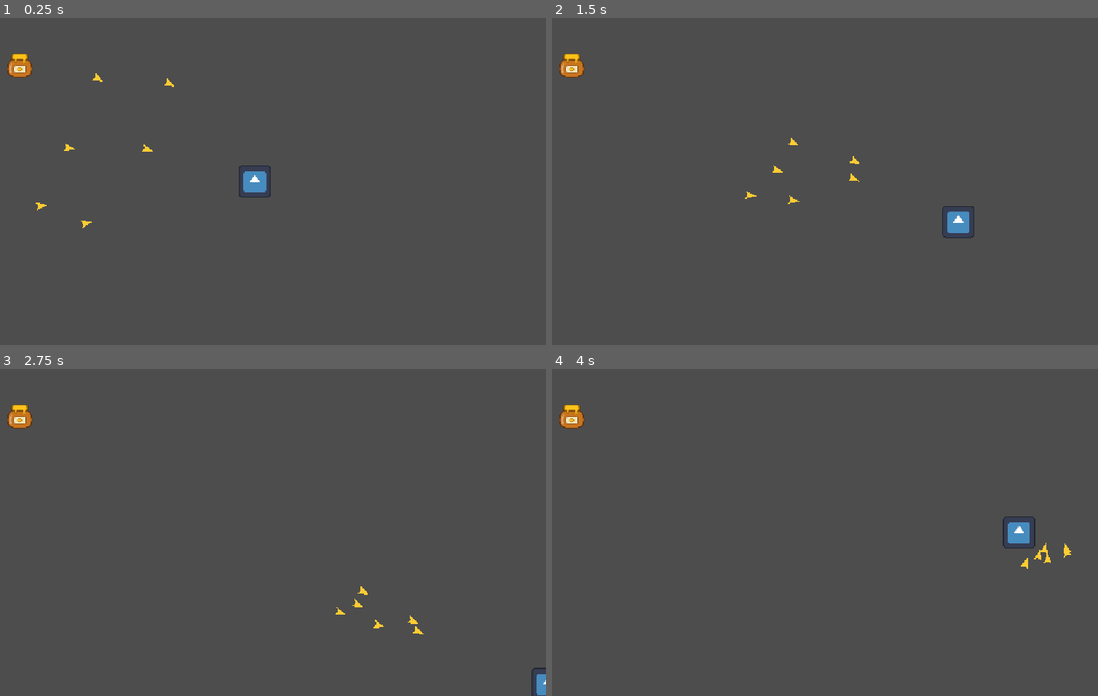
Above: before the commit, frames 1-4 (two rows, left to right).
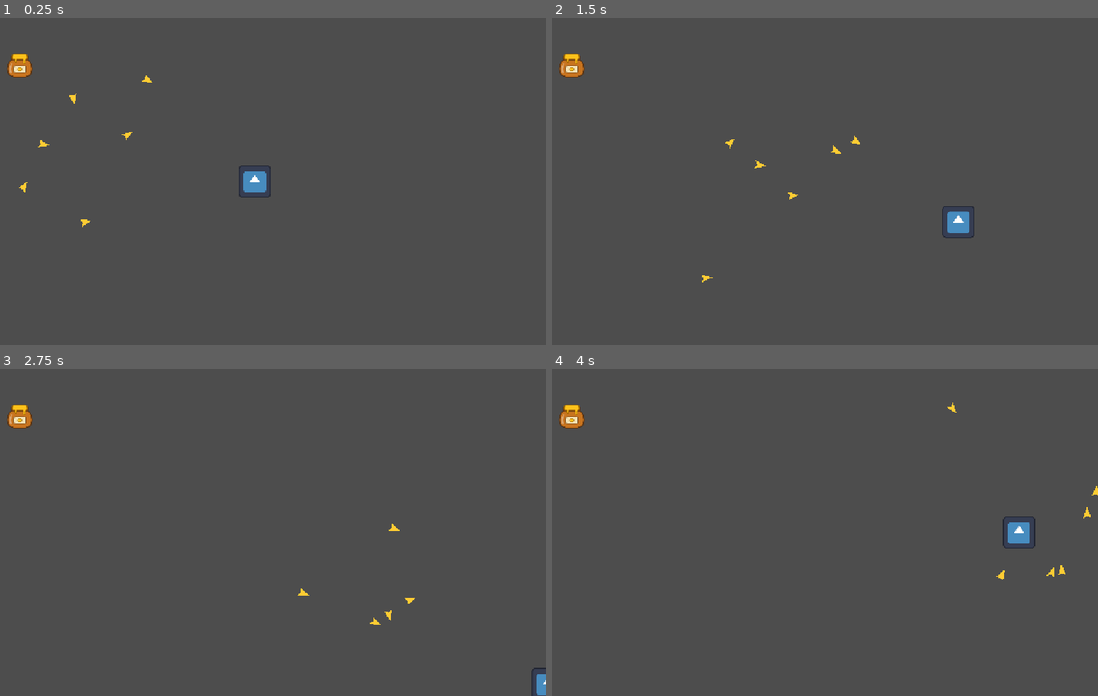
Above: after the commit, the same moments.

Repository: sven-simonsen/bee-game
Game: Godot game, scene res://main.tscn
Same seed, same stepped clock (60 frames per second), same inputs: the game is played once before the commit and once after it. The engine's default icon, where the game draws it, is replaced by a stand-in: a white triangle on a blue panel in a dark square.
Inputs:
- Up to frame 1 (0.25 s): no input
- Up to frame 2 (1.5 s): hold Right (move_right) 0.53-1.28 s; tap I at 0.6, 1.35 s; hold Down (move_down) from 1.28 s (still down)
- Up to frame 3 (2.75 s): release Down (move_down) at 2.03 s; hold Right (move_right) from 2.03 s (still down); tap I at 2.1 s
- Up to frame 4 (4 s): release Right (move_right) at 2.78 s; hold Up (move_up) 2.78-3.53 s; tap I at 2.85, 3.6 s; hold Left (move_left) from 3.53 s (still down)

The runs differ from the first frame. In frame 1, 0.2% of the frame differs, in the area x 3-32%, y 16-65%; in frame 2, 0.2%; in frame 3, 0.2%; in frame 4, 0.2%, in the area x 72-100%, y 10-65%.

Commit message:
steering on constant rate

Diff:
--- a/bee.gd
+++ b/bee.gd
@@ -1,19 +1,30 @@
 class_name Bee
 extends Node2D
 
-## Overrides the flock's target when set.
+## Overrides the swarm's target when set.
 @export var target: Node2D
 @export var max_speed := 250.0
 @export var max_turn_rate := 2.0
+@export var arrive_radius := 120.0
+## Steering decisions per second. Between decisions bees fly straight, so lower = jerkier.
+@export_range(1.0, 60.0) var steer_rate := 4.0
+## Average sideways darts per second.
+@export var dart_rate := 1.0
+## Sideways velocity kick of a dart, in px/s.
+@export var dart_strength := 300.0
 
 var velocity := Vector2.ZERO
+
+var _since_steer := 0.0
+# Seeded from the node name, so each bee flies the same path on every run.
+var _rng := RandomNumberGenerator.new()
 
 ## Force needed to turn at max_turn_rate while flying at max_speed.
 var max_force: float:
 	get:
 		return max_turn_rate * max_speed
 
-@onready var flock := get_parent() as Flock
+@onready var swarm := get_parent() as Swarm
 
 var heading: float:
 	## read-only
@@ -21,10 +32,40 @@
 		return velocity.angle() if velocity.length_squared() > 1.0 else rotation
 
 
-func _process(delta):
-	var goal := target if target else flock.target
-	if goal:
-		velocity += SeekAlgo.steer(flock.seek_mode, self, goal, delta)
-	position += velocity * delta
+func _ready():
+	_rng.seed = String(name).hash()
+	# Random phase so the bees don't all change direction at the same moment.
+	_since_steer = _rng.randf() / steer_rate
+
+
+# Steering decisions happen at steer_rate; movement happens every frame. Moving exactly up to
+# each decision time keeps the path independent of the frame rate.
+func _process(delta: float):
+	var interval := 1.0 / steer_rate
+	var remaining := delta
+	while _since_steer + remaining >= interval:
+		var step := maxf(interval - _since_steer, 0.0) # steer_rate may be raised live
+		position += velocity * step
+		remaining -= step
+		_since_steer = 0.0
+		_steer(interval)
+	position += velocity * remaining
+	_since_steer += remaining
 	if velocity.length_squared() > 1.0:
 		rotation = velocity.angle()
+
+
+# Applies the velocity change for a whole decision interval at once.
+func _steer(interval: float):
+	var goal := target if target else swarm.target
+	if goal:
+		velocity += SeekAlgo.steer(swarm.seek_mode, self, goal, interval)
+	_maybe_dart(interval)
+
+
+# Random sideways kick. The chance is scaled by delta so the dart rate doesn't depend on the
+# steer rate, and the kick itself is a one-off impulse, so it isn't scaled by delta.
+func _maybe_dart(delta):
+	if _rng.randf() < 1.0 - exp(-dart_rate * delta):
+		var side := 1.0 if _rng.randf() < 0.5 else -1.0
+		velocity += velocity.orthogonal().normalized() * side * dart_strength
--- a/main.tscn
+++ b/main.tscn
@@ -2,7 +2,7 @@
 
 [ext_resource type="Texture2D" uid="uid://dkbujqmb716f2" path="res://icon.svg" id="1_icon"]
 [ext_resource type="Script" uid="uid://bahrxfcmkniqs" path="res://player.gd" id="2_player"]
-[ext_resource type="Script" uid="uid://cdai4txb7p13c" path="res://flock.gd" id="3_1bvp3"]
+[ext_resource type="Script" uid="uid://cdai4txb7p13c" path="res://swarm.gd" id="3_1bvp3"]
 [ext_resource type="Texture2D" uid="uid://bawp1jyj4bxft" path="res://honeypot.svg" id="4_honeypot"]
 [ext_resource type="PackedScene" uid="uid://hwyvtyx0pwvu" path="res://bee_1.tscn" id="4_lquwl"]
 
@@ -16,27 +16,27 @@
 scale = Vector2(0.5, 0.5)
 texture = ExtResource("1_icon")
 
-[node name="Schwarm1" type="Node2D" parent="." unique_id=129872439 node_paths=PackedStringArray("target")]
+[node name="Swarm1" type="Node2D" parent="." unique_id=129872439 node_paths=PackedStringArray("target")]
 script = ExtResource("3_1bvp3")
 target = NodePath("../Player")
 seek_mode = 1
 
-[node name="Bee1" parent="Schwarm1" unique_id=1011975645 instance=ExtResource("4_lquwl")]
+[node name="Bee1" parent="Swarm1" unique_id=1011975645 instance=ExtResource("4_lquwl")]
 position = Vector2(347, 114)
 
-[node name="Bee2" parent="Schwarm1" unique_id=2092506379 instance=ExtResource("4_lquwl")]
+[node name="Bee2" parent="Swarm1" unique_id=2092506379 instance=ExtResource("4_lquwl")]
 position = Vector2(206, 104)
 
-[node name="Bee3" parent="Schwarm1" unique_id=1737169670 instance=ExtResource("4_lquwl")]
+[node name="Bee3" parent="Swarm1" unique_id=1737169670 instance=ExtResource("4_lquwl")]
 position = Vector2(146, 248)
 
-[node name="Bee4" parent="Schwarm1" unique_id=2069495414 instance=ExtResource("4_lquwl")]
+[node name="Bee4" parent="Swarm1" unique_id=2069495414 instance=ExtResource("4_lquwl")]
 position = Vector2(90, 379)
 
-[node name="Bee5" parent="Schwarm1" unique_id=1142420348 instance=ExtResource("4_lquwl")]
+[node name="Bee5" parent="Swarm1" unique_id=1142420348 instance=ExtResource("4_lquwl")]
 position = Vector2(180, 419)
 
-[node name="Bee6" parent="Schwarm1" unique_id=1801283615 instance=ExtResource("4_lquwl")]
+[node name="Bee6" parent="Swarm1" unique_id=1801283615 instance=ExtResource("4_lquwl")]
 position = Vector2(302, 247)
 
 [node name="HoneyPot" type="Node2D" parent="." unique_id=1082150037]
--- a/seek_algo.gd
+++ b/seek_algo.gd
@@ -44,9 +44,9 @@
 	return _reynolds_steer(bee, desired) * delta
 
 
-# Like seek, but slows down within flock.arrive_radius instead of overshooting.
+# Like seek, but slows down within bee.arrive_radius instead of overshooting.
 static func _arrive(bee: Bee, point: Vector2, delta: float) -> Vector2:
 	var offset := point - bee.global_position
 	var distance := offset.length()
-	var speed := bee.max_speed * minf(distance / bee.flock.arrive_radius, 1.0)
+	var speed := bee.max_speed * minf(distance / bee.arrive_radius, 1.0)
 	return _reynolds_steer(bee, offset.normalized() * speed) * delta
--- a/flock.gd
+++ b/swarm.gd
@@ -1,7 +1,6 @@
-class_name Flock
+class_name Swarm
 extends Node2D
 
 ## Target for bees that have no target of their own.
 @export var target: Node2D
 @export var seek_mode := SeekAlgo.Mode.ARRIVE
-@export var arrive_radius := 120.0
Renamed: flock.gd.uid -> swarm.gd.uid
